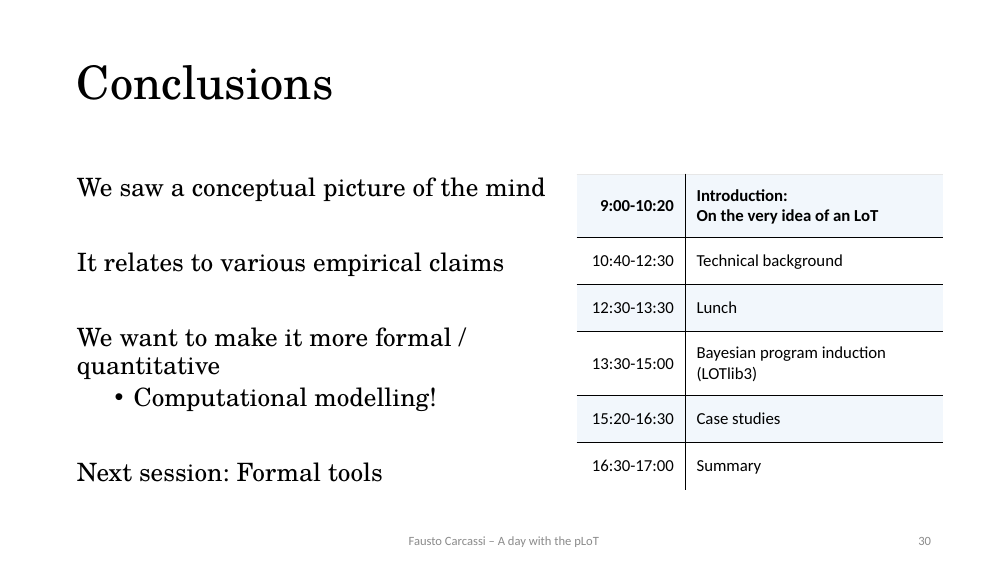
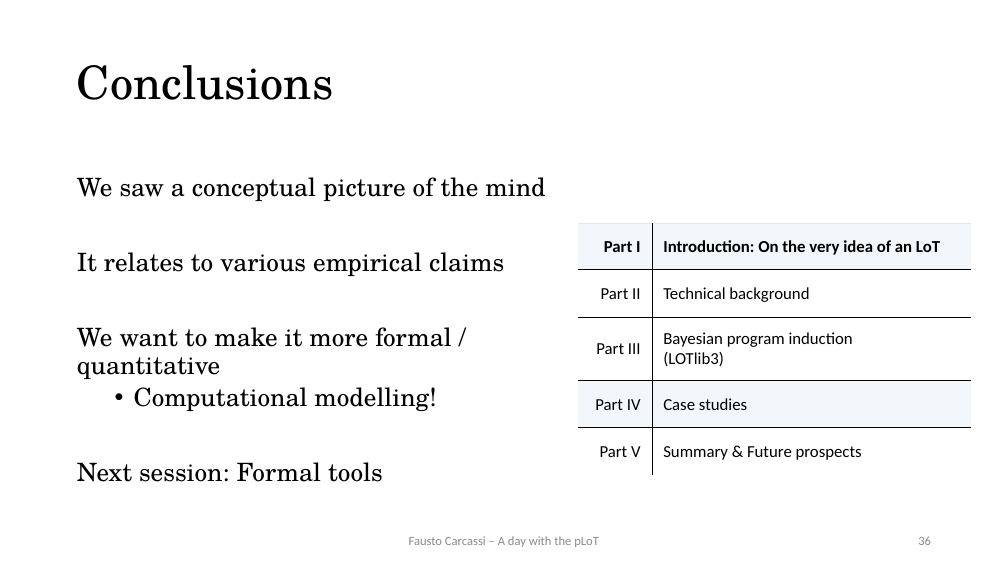
Before and after one commit to thelogicalgrammar/pLoT_workshop, a slide deck: slide 36 of book/lectures/1.pptx (slide 30 before the commit). Drawn at 1008x567 pixels with LibreOffice and Linux fonts; fonts in the diff are those of the drawing. Boxes give left, top, right and bottom in pixels: in the first picture for what was removed or moved away, otherwise in the second. Text is boxed around its words. In the diff, an @@ line names an element or a change of style, - is before the commit and + after.

```diff
--- a/book/lectures/1.pptx
+++ b/book/lectures/1.pptx
@@ table at (578, 223, 970, 475) @@
-row 1: 9:00-10:20 | Introduction: / On the very idea of an LoT
-row 2: 10:40-12:30 | Technical background
-row 3: 12:30-13:30 | Lunch
-row 4: 13:30-15:00 | Bayesian program induction / (LOTlib3)
-row 5: 15:20-16:30 | Case studies
-row 6: 16:30-17:00 | Summary
+row 1: Part I | Introduction: On the very idea of an LoT
+row 2: Part II | Technical background
+row 3: Part III | Bayesian program induction / (LOTlib3)
+row 4: Part IV | Case studies
+row 5: Part V | Summary & Future prospects
@@ table: place and size @@
-table at (577, 174, 944, 488)
+table at (578, 223, 970, 475)
@@ page number at (918, 536, 931, 545): text changed @@
-30
+36
```
Also in this commit, not shown: 8 other slides changed, 6 slides added, 18 other files.
